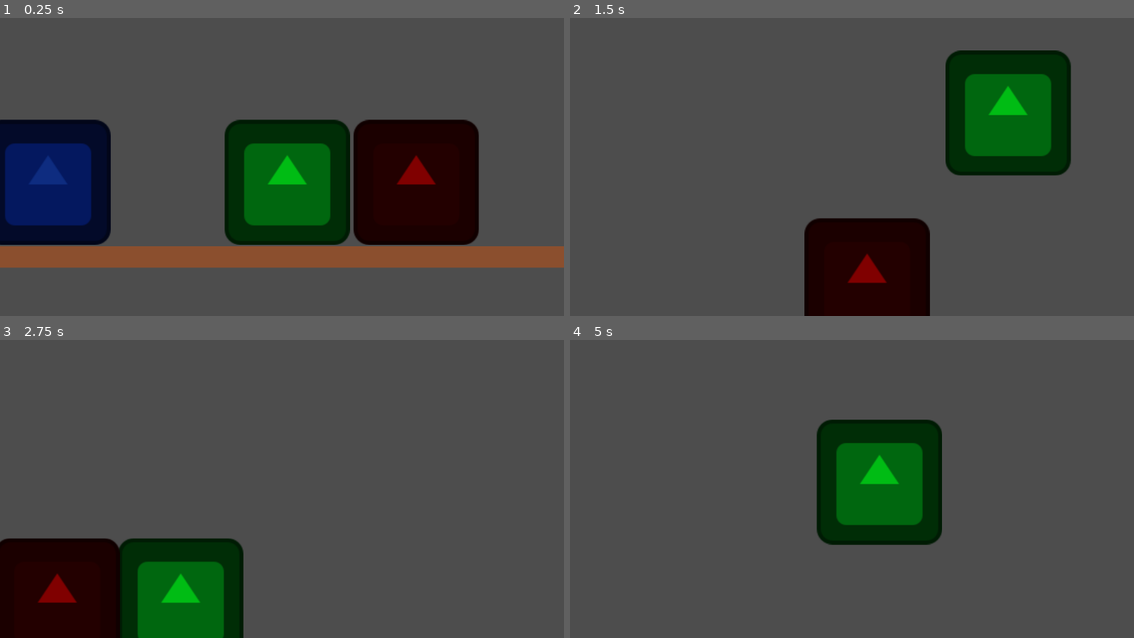
Above: before the commit, frames 1-4 (two rows, left to right).
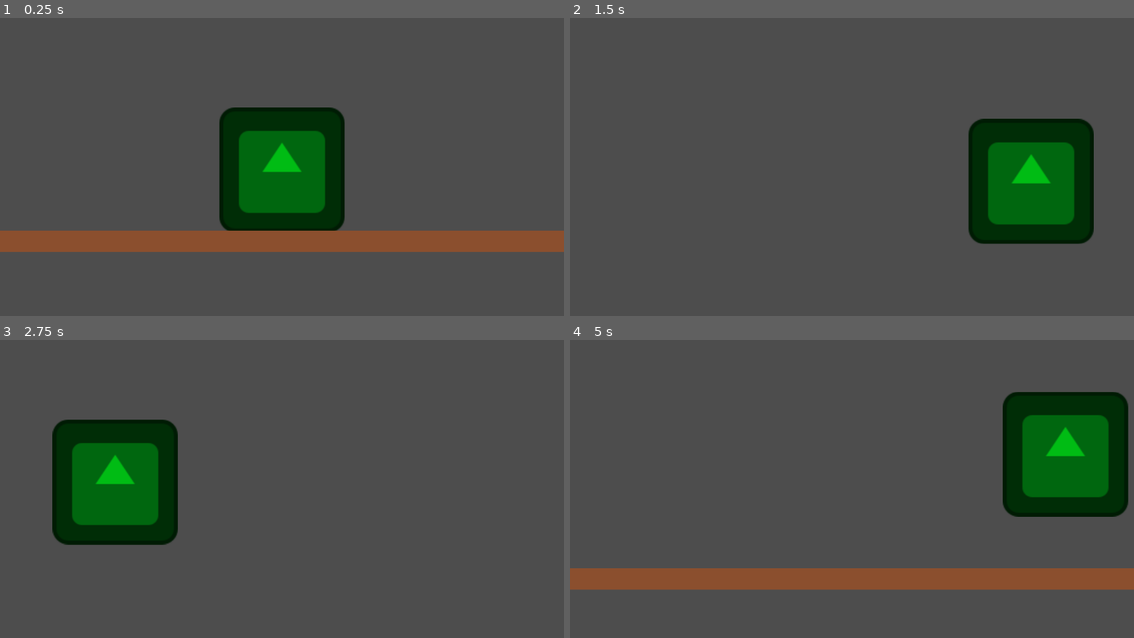
Above: after the commit, the same moments.

Repository: ericxinui/new-game
Game: Godot game, scene res://main.tscn
Two runs of this game, one before a commit and one after it. Both use one fixed random seed, a clock stepped at 60 frames per second and the inputs below. The engine's default icon, where the game draws it, is replaced by a stand-in: a white triangle on a blue panel in a dark square.
Inputs:
- Up to frame 1 (0.25 s): no input
- Up to frame 2 (1.5 s): hold Right (move_right) from 0.53 s (still down); tap Up (jump) at 0.6, 0.77, 1.07, 1.35 s
- Up to frame 3 (2.75 s): tap Up (jump) at 1.52, 1.82, 2.1 s; release Right (move_right) at 2.03 s; hold Left (move_left) from 2.03 s (still down)
- Up to frame 4 (5 s): release Left (move_left) at 2.78 s; hold Right (move_right) 2.78-4.28 s; tap Up (jump) at 2.85, 3.02, 3.32, 3.6, 3.77, 4.07, 4.35, 4.52, 4.82 s; hold Left (move_left) from 4.28 s (still down)

The runs differ from the first frame. In frame 1, 30% of the frame differs, in the area x 0-100%, y 30-84%; in frame 2, 21%; in frame 3, 23%; in frame 4, 26%.

Commit message:
fix: imovable player when stacking them

Diff:
--- a/character_body_2d.gd
+++ b/character_body_2d.gd
@@ -30,11 +30,21 @@
 
 	# From here onward, continue normal movement and jump behavior...
 	# Add the gravity.
-	if not is_on_floor():
+	var standing_on_ally = false
+
+	# Verifica todas as colisões que aconteceram no último movimento
+	for i in get_slide_collision_count():
+		var collision = get_slide_collision(i)
+		# Se o ângulo da colisão for para cima (chão) e o objeto for outro Player
+		if collision.get_normal().dot(Vector2.UP) > 0.5 and collision.get_collider() is CharacterBody2D:
+			standing_on_ally = true
+			break
+
+	# Nova lógica de gravidade
+	if not is_on_floor() and not standing_on_ally:
 		velocity += get_gravity() * delta
-
-	# Reset jumps when on the floor.
-	if is_on_floor():
+	elif is_on_floor() or standing_on_ally:
+		# Reseta o pulo se estiver no chão OU em cima de um amigo
 		jumps_left = MAX_JUMPS
 
 	# Handle jump and double jump.
@@ -51,3 +61,13 @@
 		velocity.x = move_toward(velocity.x, 0, SPEED)
 
 	move_and_slide()
+
+	# Após o move_and_slide, verifique se tem alguém em cima de você
+	for i in get_slide_collision_count():
+		var collision = get_slide_collision(i)
+		if collision.get_normal().dot(Vector2.DOWN) > 0.5: # Colisão vindo do teto
+			var object_above = collision.get_collider()
+			if object_above is CharacterBody2D:
+				# "Empresta" um pouco da sua velocidade para o de cima
+				# para que ele não atue como uma âncora (tira o efeito de lag)
+				object_above.velocity.x = velocity.x
--- a/godotzinho.tscn
+++ b/godotzinho.tscn
@@ -3,8 +3,12 @@
 [ext_resource type="Script" uid="uid://bhl2k14yfognm" path="res://character_body_2d.gd" id="1_xdd6g"]
 [ext_resource type="Texture2D" uid="uid://cnln3jjtxmj3r" path="res://icon.svg" id="2_ubxf8"]
 
-[sub_resource type="RectangleShape2D" id="RectangleShape2D_1bvp3"]
-size = Vector2(126, 126)
+[sub_resource type="RectangleShape2D" id="RectangleShape2D_tsii4"]
+size = Vector2(126, 99)
+
+[sub_resource type="CapsuleShape2D" id="CapsuleShape2D_xdd6g"]
+radius = 15.0
+height = 126.0
 
 [node name="CharacterBody2D" type="CharacterBody2D" unique_id=256313423]
 script = ExtResource("1_xdd6g")
@@ -13,5 +17,16 @@
 texture = ExtResource("2_ubxf8")
 
 [node name="CollisionShape2D" type="CollisionShape2D" parent="." unique_id=871790491]
-position = Vector2(0, 1)
-shape = SubResource("RectangleShape2D_1bvp3")
+position = Vector2(7.3112926e-07, -0.5000005)
+rotation = -3.1415925
+shape = SubResource("RectangleShape2D_tsii4")
+
+[node name="CollisionShape2DTop" type="CollisionShape2D" parent="." unique_id=428204725]
+position = Vector2(0, -49)
+rotation = 1.5707964
+shape = SubResource("CapsuleShape2D_xdd6g")
+
+[node name="CollisionShape2DBottom" type="CollisionShape2D" parent="." unique_id=1171205737]
+position = Vector2(0, 49)
+rotation = 1.5707964
+shape = SubResource("CapsuleShape2D_xdd6g")
